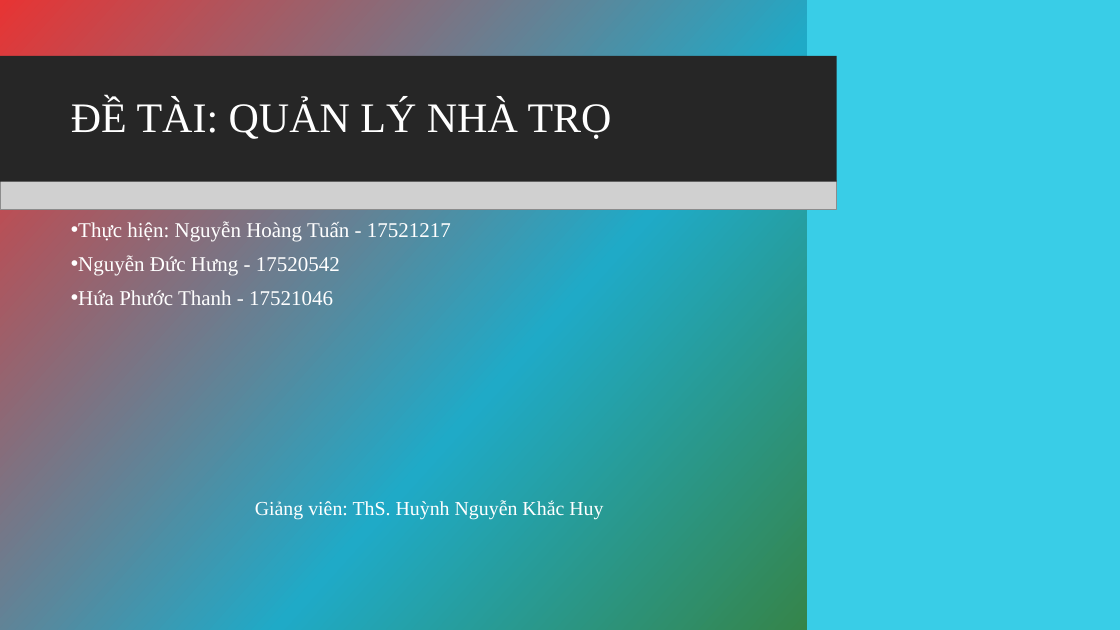
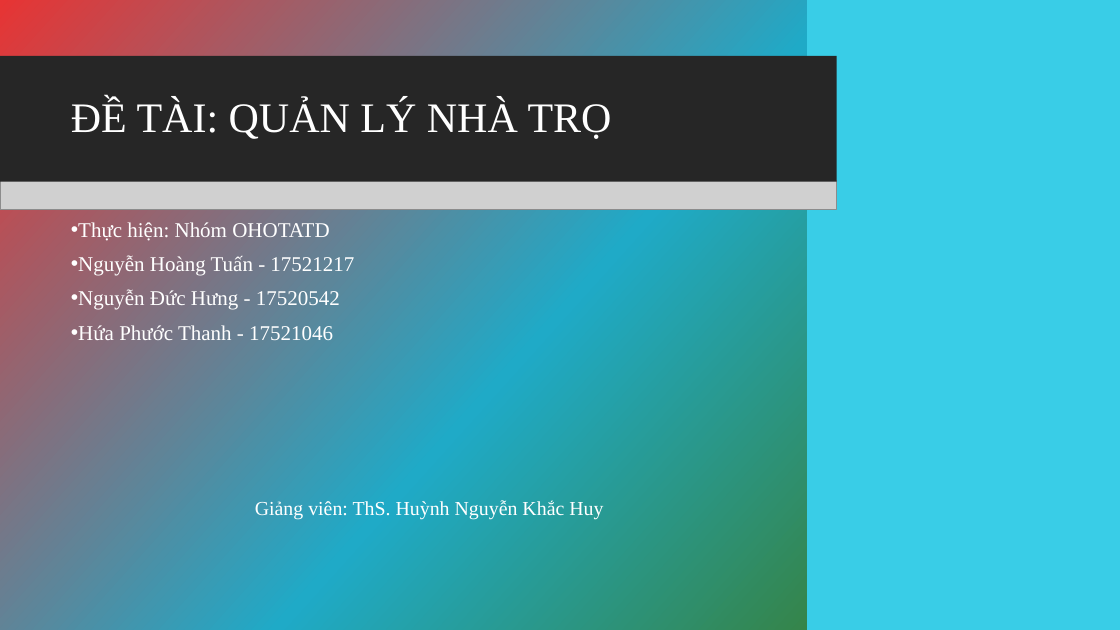
Before and after one commit to HoangTuan0611/Motel-Management, a slide deck: slide 1 of Báo cáo/Final_Ppt.pptx. Drawn at 1120x630 pixels with LibreOffice and Linux fonts; fonts in the diff are those of the drawing; grey boxes stand for pictures; background and template pictures are left out. Boxes give left, top, right and bottom in pixels: in the first picture for what was removed or moved away, otherwise in the second. Text is boxed around its words. In the diff, an @@ line names an element or a change of style, - is before the commit and + after.

```diff
--- a/Báo cáo/Final_Ppt.pptx
+++ b/Báo cáo/Final_Ppt.pptx
@@ subtitle at [78,222,354,276]: text changed @@
-• Thực hiện: Nguyễn Hoàng Tuấn - 17521217
+• Thực hiện: Nhóm OHOTATD
+• Nguyễn Hoàng Tuấn - 17521217
```
Also in this commit, not shown: 2 other files.
